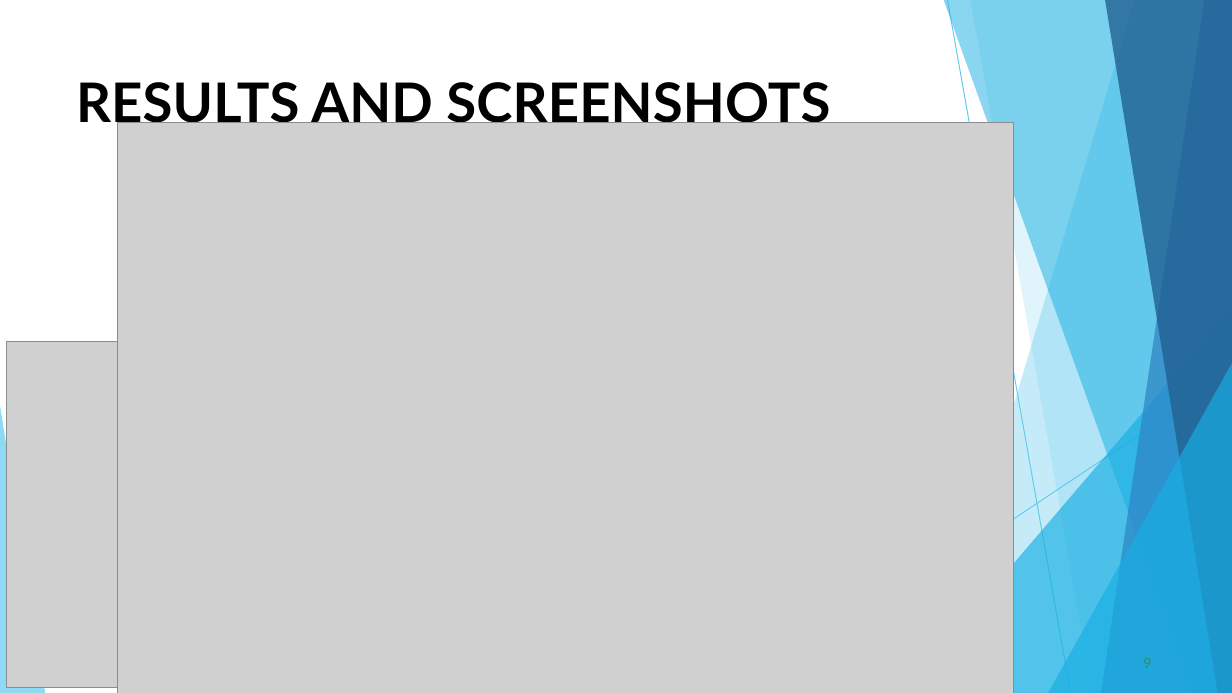
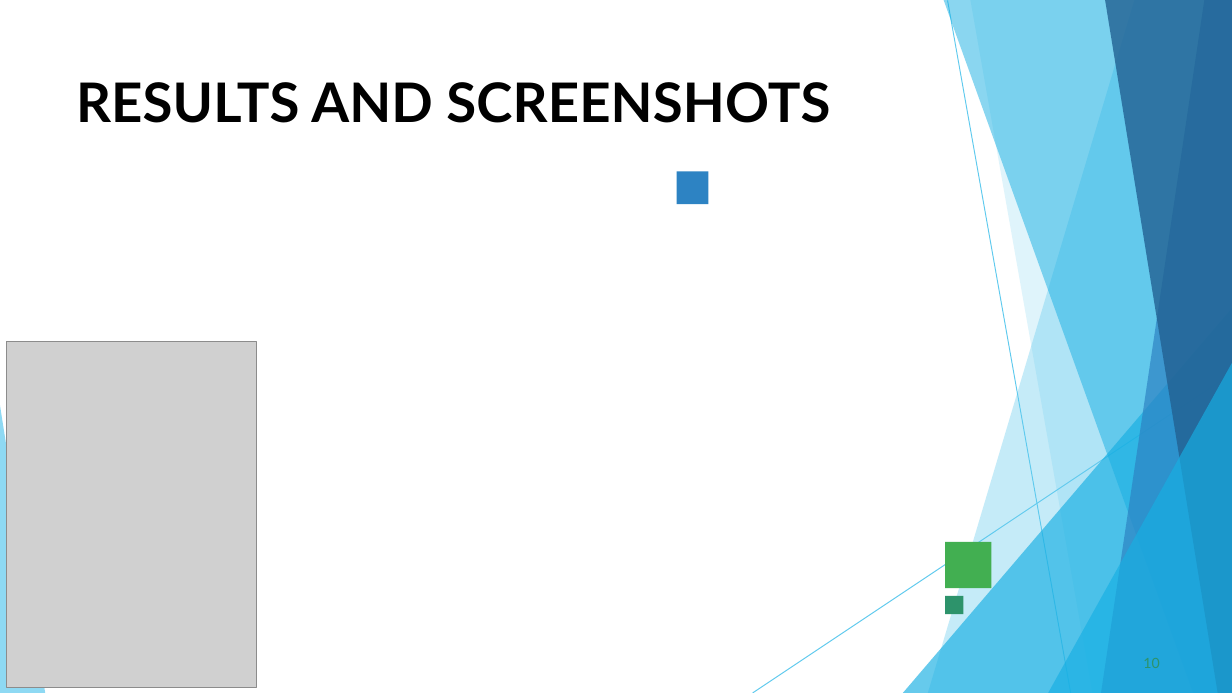
Before and after one commit to supriyasuresh2406-png/Supriya-s, a slide deck: slide 10 of PPT FWD TNSDC 2025 (2).pptx (slide 9 before the commit). Drawn at 1232x693 pixels with LibreOffice and Linux fonts; fonts in the diff are those of the drawing; grey boxes stand for pictures. Boxes give left, top, right and bottom in pixels: in the first picture for what was removed or moved away, otherwise in the second. Text is boxed around its words. In the diff, an @@ line names an element or a change of style, - is before the commit and + after.

```diff
--- a/PPT FWD TNSDC 2025 (2).pptx
+++ b/PPT FWD TNSDC 2025 (2).pptx
@@ title "RESULTS AND SCREENSHOTS" rewrapped from (76, 75, 830, 132) to (76, 82, 830, 123) @@
@@ picture removed at (117, 122, 1014, 693) @@
@@ freeform shape added at (677, 171, 708, 203), fill #2D83C3 @@
@@ freeform shape added at (945, 542, 992, 588), fill #42AF51 @@
@@ freeform shape added at (945, 596, 964, 615), fill #2D936B @@
@@ page number removed at (1143, 658, 1151, 668) @@
-9
@@ page number added at (1143, 658, 1159, 668), 11 pt, text #2D936B @@
+10
```
Also in this commit, not shown: 7 other slides changed, 3 slides added, 2 slides removed.
